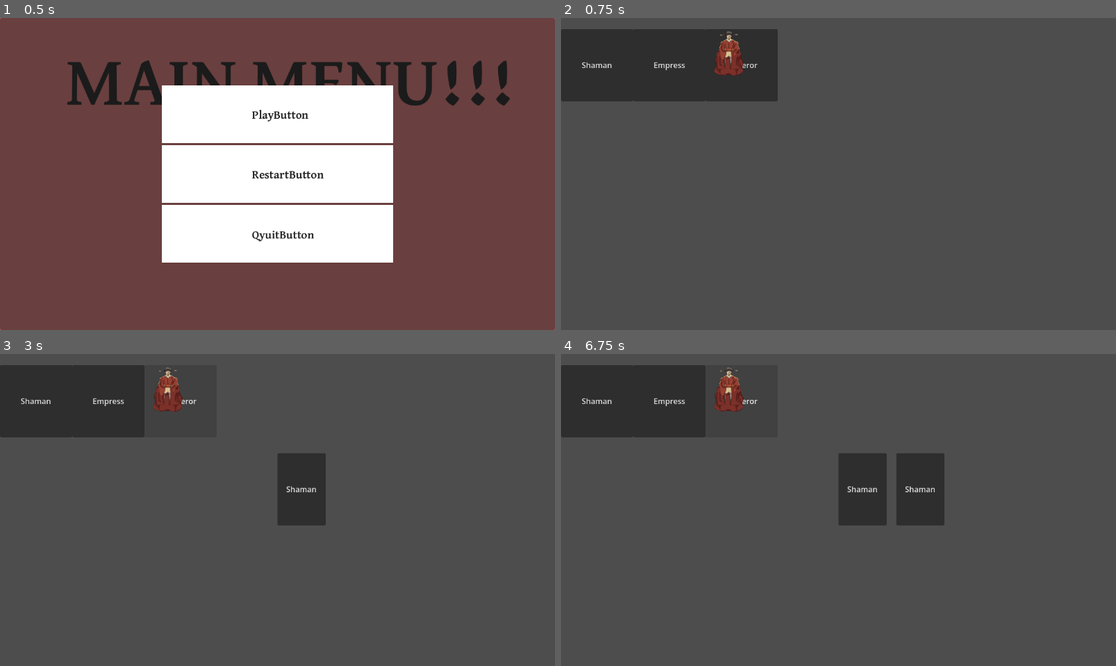
Above: before the commit, frames 1-4 (two rows, left to right).
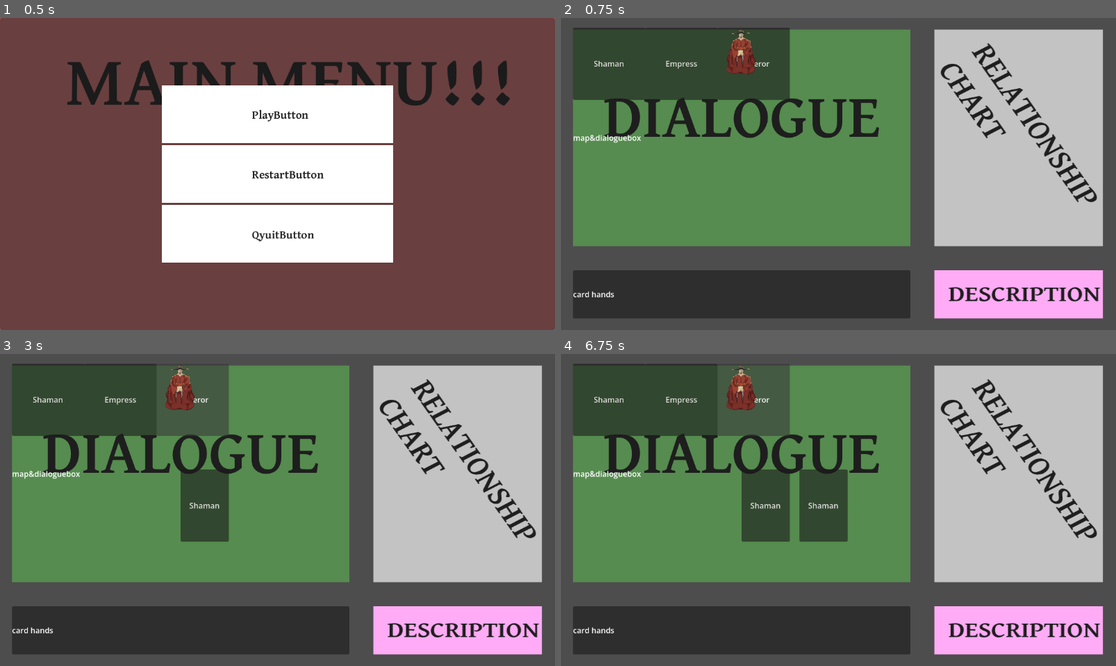
Above: after the commit, the same moments.

Repository: theroonguy/RoyaltyGameJam
Game: Godot game, scene res://ui/main_menu.tscn
Same seed, same stepped clock (60 frames per second), same inputs: the game is played once before the commit and once after it.
Inputs (mouse positions are in pixels of both pictures, inside the frame that each line leads up to):
- Up to frame 1 (0.5 s): no input
- Up to frame 2 (0.75 s): click (838, 114) at 0.5 s
- Up to frame 3 (3 s): click "Shaman" at 1.25 s; click "Empress" at 2 s; click "Emperor" at 2.75 s
- Up to frame 4 (6.75 s): click "Shaman" at 3.5 s; click "Shaman" at 4.25 s; click "Shaman" at 5 s; click "Empress" at 5.75 s; click "Emperor" at 6.5 s

Frame 1 is identical in both runs. In frame 2, 77% of the frame differs, in the area x 0-98%, y 3-97%; in frame 3, 76%; in frame 4, 77%.

Commit message:
really ugly mapping out of the game screen
lolz!

Diff:
--- a/scenes/main_map.tscn
+++ b/scenes/main_map.tscn
@@ -2,6 +2,8 @@
 
 [ext_resource type="PackedScene" uid="uid://dxni1mr7iaopm" path="res://ui/hand.tscn" id="1_1xo34"]
 [ext_resource type="PackedScene" uid="uid://c56pgefbn2nuw" path="res://ui/character_list.tscn" id="2_eqscl"]
+[ext_resource type="PackedScene" uid="uid://b65wqix0x1nfk" path="res://ui/chart.tscn" id="2_uxg3y"]
+[ext_resource type="PackedScene" uid="uid://duqcpdwcimgsb" path="res://ui/description.tscn" id="4_kdyc3"]
 
 [node name="MainMap" type="Control" unique_id=1064876462]
 layout_mode = 3
@@ -11,11 +13,82 @@
 grow_horizontal = 2
 grow_vertical = 2
 
-[node name="Hand" parent="." unique_id=1505745457 instance=ExtResource("1_1xo34")]
+[node name="BoxContainer" type="BoxContainer" parent="." unique_id=1915707387]
 layout_mode = 1
-offset_top = 431.0
+anchors_preset = 15
+anchor_right = 1.0
+anchor_bottom = 1.0
+grow_horizontal = 2
+grow_vertical = 2
 
-[node name="CharacterList" parent="." unique_id=1744399672 instance=ExtResource("2_eqscl")]
+[node name="MarginContainer" type="MarginContainer" parent="." unique_id=1351810762]
 layout_mode = 1
-offset_top = 27.0
-offset_bottom = -394.0
+anchors_preset = 15
+anchor_right = 1.0
+anchor_bottom = 1.0
+grow_horizontal = 2
+grow_vertical = 2
+theme_override_constants/margin_left = 25
+theme_override_constants/margin_top = 25
+theme_override_constants/margin_right = 25
+theme_override_constants/margin_bottom = 25
+
+[node name="VBoxContainer" type="VBoxContainer" parent="MarginContainer" unique_id=315080501]
+layout_mode = 2
+theme_override_constants/separation = 50
+
+[node name="HBoxContainer" type="HBoxContainer" parent="MarginContainer/VBoxContainer" unique_id=1839213145]
+layout_mode = 2
+size_flags_horizontal = 0
+theme_override_constants/separation = 50
+
+[node name="MapContainer" type="PanelContainer" parent="MarginContainer/VBoxContainer/HBoxContainer" unique_id=738280988]
+custom_minimum_size = Vector2(700, 450)
+layout_mode = 2
+
+[node name="CharacterList" parent="MarginContainer/VBoxContainer/HBoxContainer/MapContainer" unique_id=1744399672 instance=ExtResource("2_eqscl")]
+layout_mode = 2
+
+[node name="Label" type="Label" parent="MarginContainer/VBoxContainer/HBoxContainer/MapContainer" unique_id=709211248]
+layout_mode = 2
+text = "map&dialoguebox"
+
+[node name="ChartContainer" type="PanelContainer" parent="MarginContainer/VBoxContainer/HBoxContainer" unique_id=1336517766]
+custom_minimum_size = Vector2(350, 450)
+layout_mode = 2
+size_flags_horizontal = 4
+
+[node name="Chart" type="Label" parent="MarginContainer/VBoxContainer/HBoxContainer/ChartContainer" unique_id=358690470]
+layout_mode = 2
+size_flags_horizontal = 4
+text = "Chart"
+horizontal_alignment = 2
+
+[node name="Chart2" parent="MarginContainer/VBoxContainer/HBoxContainer/ChartContainer" unique_id=59958713 instance=ExtResource("2_uxg3y")]
+layout_mode = 2
+
+[node name="HBoxContainer2" type="HBoxContainer" parent="MarginContainer/VBoxContainer" unique_id=213884702]
+layout_mode = 2
+theme_override_constants/separation = 50
+
+[node name="HandsContainer" type="PanelContainer" parent="MarginContainer/VBoxContainer/HBoxContainer2" unique_id=349062188]
+custom_minimum_size = Vector2(700, 100)
+layout_mode = 2
+
+[node name="Hand" parent="MarginContainer/VBoxContainer/HBoxContainer2/HandsContainer" unique_id=1505745457 instance=ExtResource("1_1xo34")]
+layout_mode = 2
+
+[node name="Label" type="Label" parent="MarginContainer/VBoxContainer/HBoxContainer2/HandsContainer" unique_id=623447534]
+layout_mode = 2
+text = "card hands "
+
+[node name="DescriptionContainer" type="PanelContainer" parent="MarginContainer/VBoxContainer/HBoxContainer2" unique_id=841123541]
+custom_minimum_size = Vector2(350, 100)
+layout_mode = 2
+
+[node name="Label" type="Label" parent="MarginContainer/VBoxContainer/HBoxContainer2/DescriptionContainer" unique_id=1749356856]
+layout_mode = 2
+text = "Description"
+
+[node name="Description" parent="MarginContainer/VBoxContainer/HBoxContainer2/DescriptionContainer" unique_id=1698845075 instance=ExtResource("4_kdyc3")]
+layout_mode = 2
--- a/ui/character_list.tscn
+++ b/ui/character_list.tscn
@@ -1,6 +1,7 @@
 [gd_scene format=3 uid="uid://c56pgefbn2nuw"]
 
 [ext_resource type="Script" uid="uid://coneko1iqfmhe" path="res://ui/character_list.gd" id="1_mj0st"]
+[ext_resource type="Texture2D" uid="uid://j0kjmkm3df4l" path="res://assets/template1_mapdialogue1.png" id="2_cnqg3"]
 
 [node name="CharacterList" type="Control" unique_id=1744399672]
 layout_mode = 3
@@ -10,3 +11,12 @@
 grow_horizontal = 2
 grow_vertical = 2
 script = ExtResource("1_mj0st")
+
+[node name="TextureRect" type="TextureRect" parent="." unique_id=384881206]
+layout_mode = 1
+anchors_preset = 15
+anchor_right = 1.0
+anchor_bottom = 1.0
+grow_horizontal = 2
+grow_vertical = 2
+texture = ExtResource("2_cnqg3")
--- /dev/null
+++ b/ui/chart.tscn
@@ -0,0 +1,20 @@
+[gd_scene format=3 uid="uid://b65wqix0x1nfk"]
+
+[ext_resource type="Texture2D" uid="uid://b55nn565lccc5" path="res://assets/template1_chart1.png" id="1_vxmkm"]
+
+[node name="Chart" type="Control" unique_id=59958713]
+layout_mode = 3
+anchors_preset = 15
+anchor_right = 1.0
+anchor_bottom = 1.0
+grow_horizontal = 2
+grow_vertical = 2
+
+[node name="TextureRect" type="TextureRect" parent="." unique_id=1017940880]
+layout_mode = 1
+anchors_preset = 15
+anchor_right = 1.0
+anchor_bottom = 1.0
+grow_horizontal = 2
+grow_vertical = 2
+texture = ExtResource("1_vxmkm")
--- /dev/null
+++ b/ui/description.tscn
@@ -0,0 +1,20 @@
+[gd_scene format=3 uid="uid://duqcpdwcimgsb"]
+
+[ext_resource type="Texture2D" uid="uid://jtyw0h1fb82j" path="res://assets/template1_description1.png" id="1_cr4o1"]
+
+[node name="Description" type="Control" unique_id=1698845075]
+layout_mode = 3
+anchors_preset = 15
+anchor_right = 1.0
+anchor_bottom = 1.0
+grow_horizontal = 2
+grow_vertical = 2
+
+[node name="TextureRect" type="TextureRect" parent="." unique_id=109835368]
+layout_mode = 1
+anchors_preset = 15
+anchor_right = 1.0
+anchor_bottom = 1.0
+grow_horizontal = 2
+grow_vertical = 2
+texture = ExtResource("1_cr4o1")
